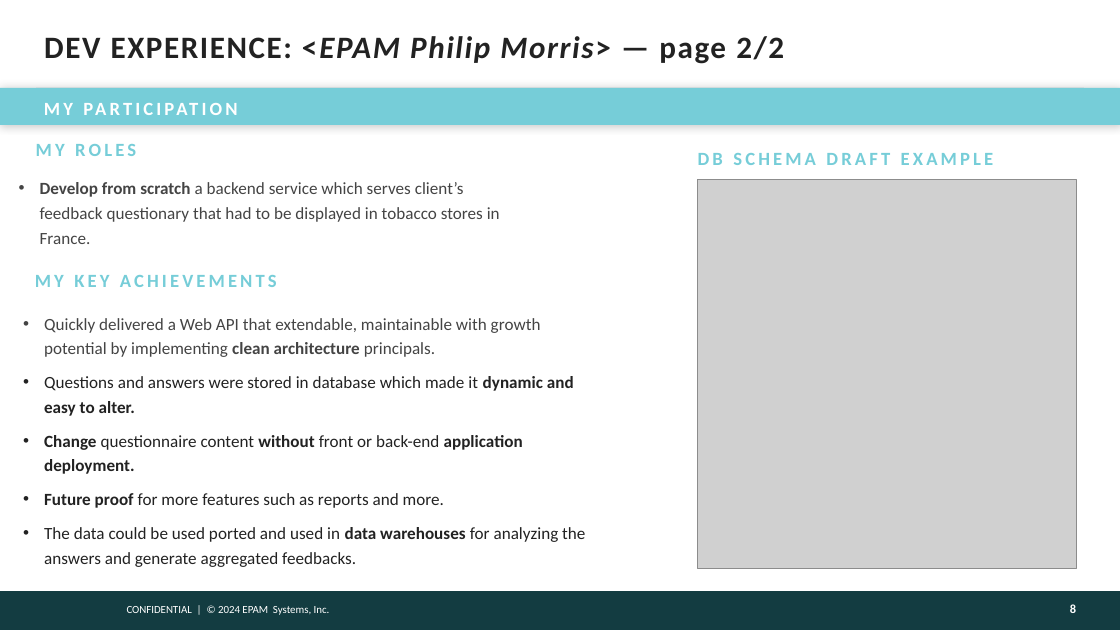
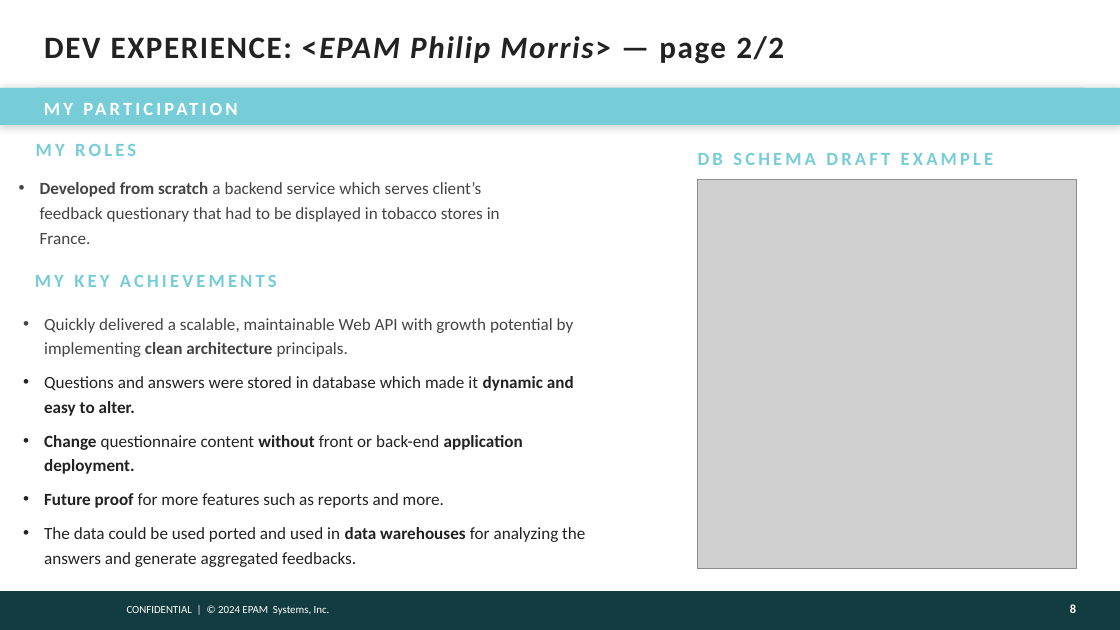
Before and after one commit to victoravt/Papers, a slide deck: slide 8 of Assessment Epam A2-A3/presentation-template.pptx. Drawn at 1120x630 pixels with LibreOffice and Linux fonts; fonts in the diff are those of the drawing; grey boxes stand for pictures; background and template pictures are left out. Boxes give left, top, right and bottom in pixels: in the first picture for what was removed or moved away, otherwise in the second. Text is boxed around its words. In the diff, an @@ line names an element or a change of style, - is before the commit and + after.

Commit message:
Presentation

```diff
--- a/Assessment Epam A2-A3/presentation-template.pptx
+++ b/Assessment Epam A2-A3/presentation-template.pptx
@@ text at (x1=40, y1=182, x2=500, y2=244): text changed @@
-• Develop from scratch a backend service which serves client’s feedback questionary that had to be displayed in tobacco stores in France.
+• Developed from scratch a backend service which serves client’s feedback questionary that had to be displayed in tobacco stores in France.
@@ text at (x1=44, y1=318, x2=574, y2=357): text changed @@
-• Quickly delivered a Web API that extendable, maintainable with growth potential by implementing clean architecture principals.
+• Quickly delivered a scalable, maintainable Web API with growth potential by implementing clean architecture principals.
```
Also in this commit, not shown: 8 other slides changed, 1 slide added, 1 other file.
